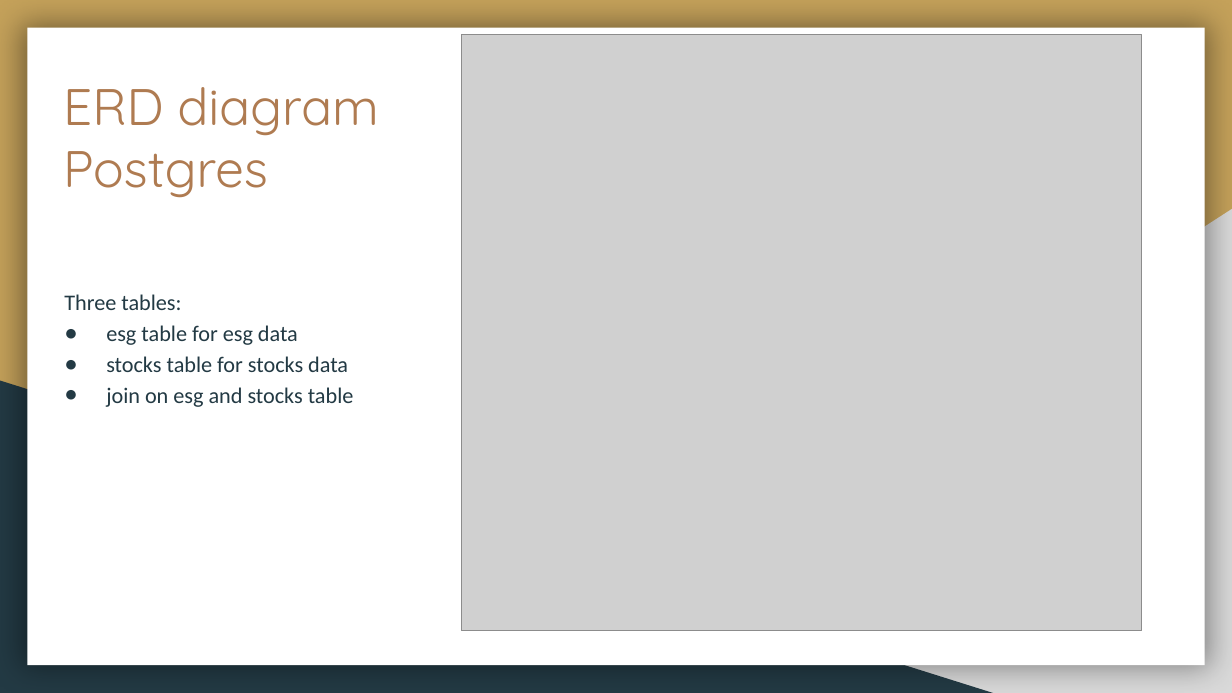
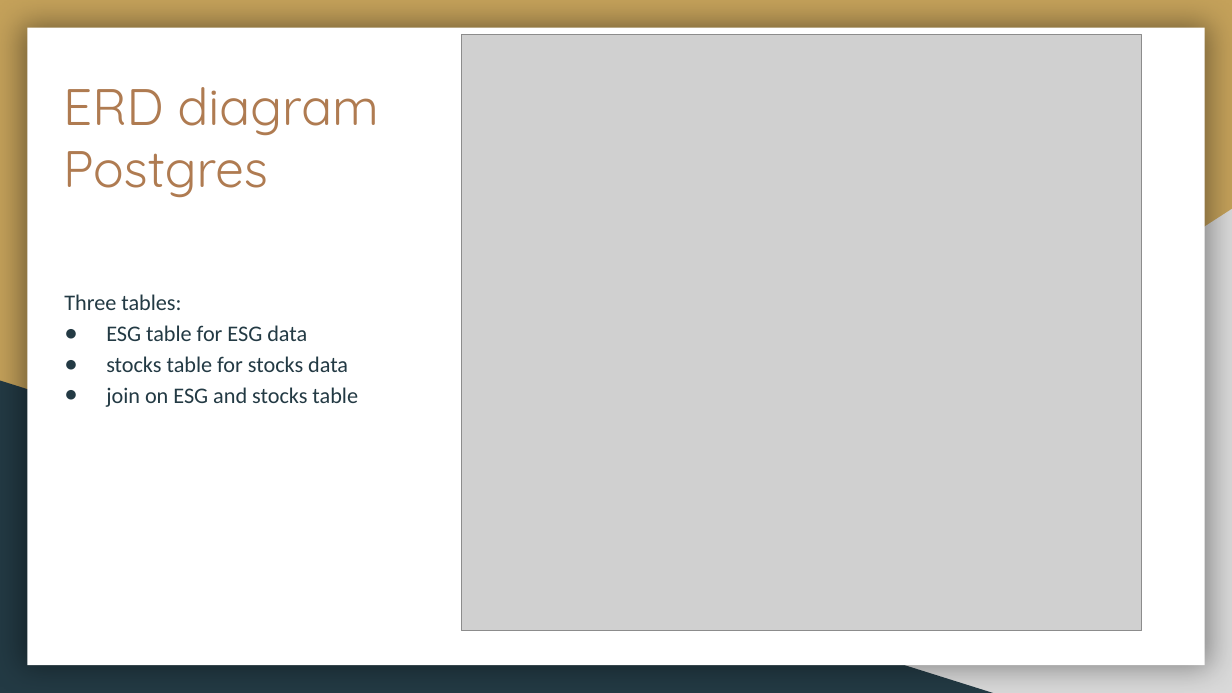
Before and after one commit to sucharita1/ESG_investing_analysis, a slide deck: slide 5 of ESG_Slides.pptx. Drawn at 1232x693 pixels with LibreOffice and Linux fonts; fonts in the diff are those of the drawing; grey boxes stand for pictures. Boxes give left, top, right and bottom in pixels: in the first picture for what was removed or moved away, otherwise in the second. Text is boxed around its words. In the diff, an @@ line names an element or a change of style, - is before the commit and + after.

```diff
--- a/ESG_Slides.pptx
+++ b/ESG_Slides.pptx
@@ text at bbox=[106, 325, 307, 341]: text changed @@
-● esg table for esg data
+● ESG table for ESG data
@@ text at bbox=[106, 387, 358, 407]: text changed @@
-● join on esg and stocks table
+● join on ESG and stocks table
```
Also in this commit, not shown: 4 other slides changed.
